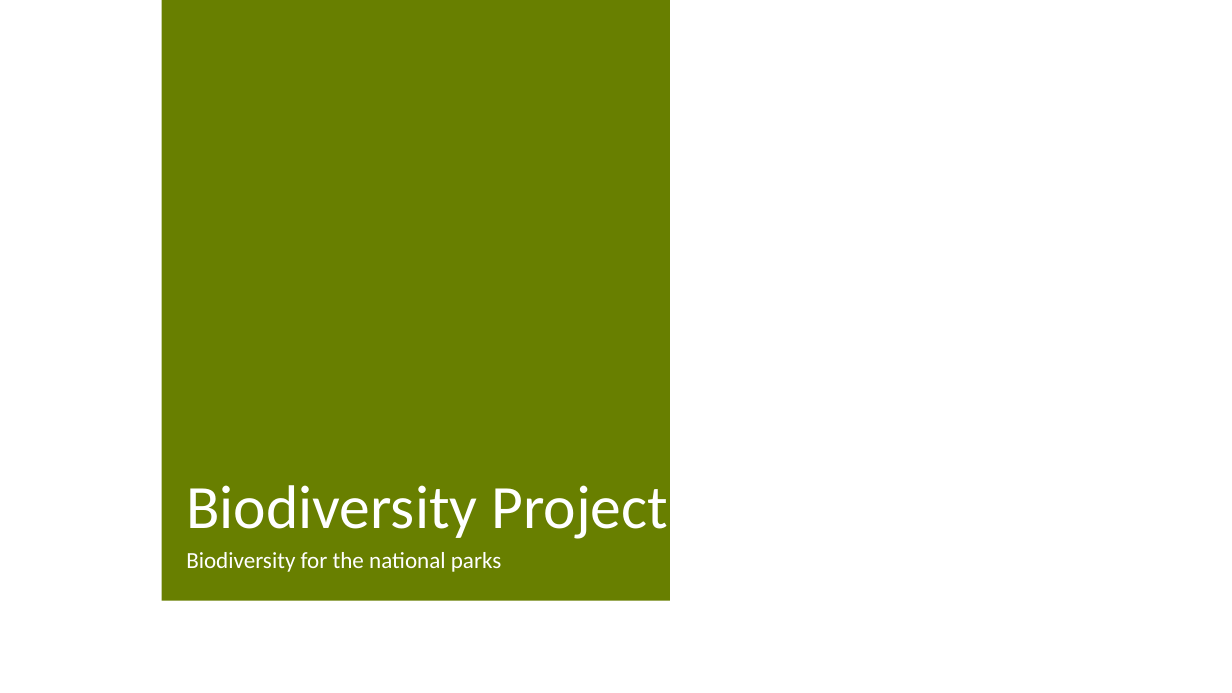
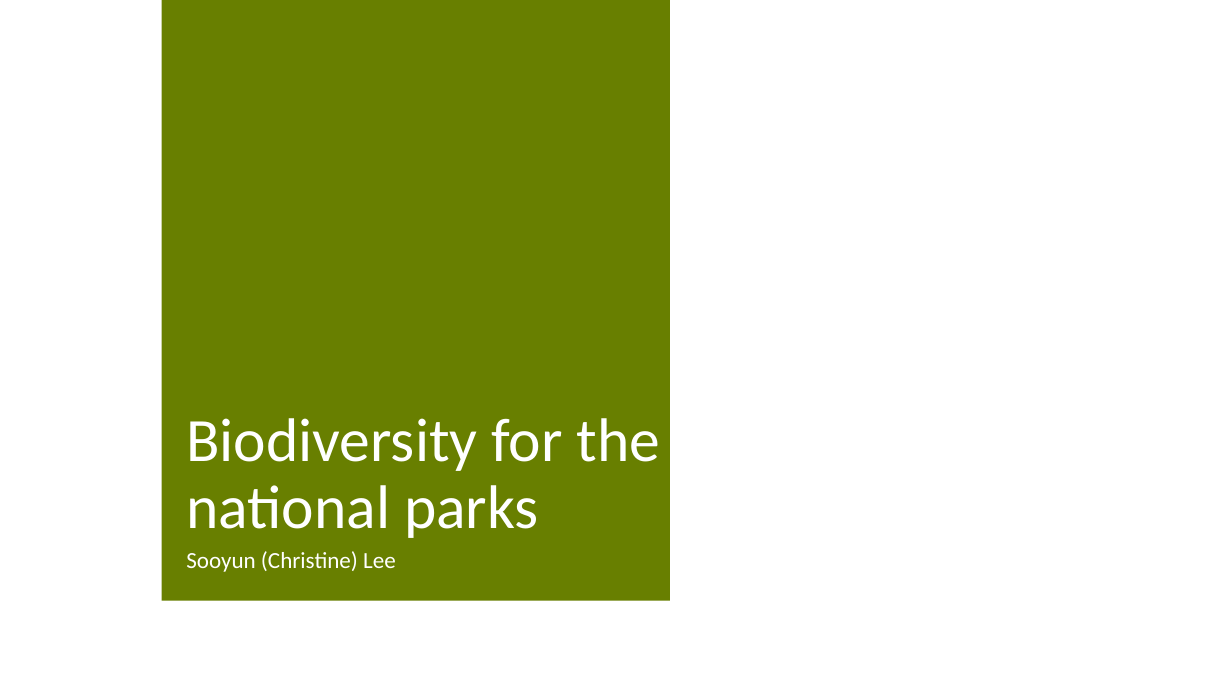
Before and after one commit to iamchristinelee/codeacademy, a slide deck: slide 1 of DataScience/Capstone/biodiversity.pptx. Drawn at 1232x693 pixels with LibreOffice and Linux fonts; fonts in the diff are those of the drawing; background and template pictures are left out. Boxes give left, top, right and bottom in pixels: in the first picture for what was removed or moved away, otherwise in the second. Text is boxed around its words. In the diff, an @@ line names an element or a change of style, - is before the commit and + after.

```diff
--- a/DataScience/Capstone/biodiversity.pptx
+++ b/DataScience/Capstone/biodiversity.pptx
@@ title at (186, 418, 661, 538): text changed @@
-Biodiversity Project
+Biodiversity for the national parks
@@ subtitle at (186, 551, 396, 572): text changed @@
-Biodiversity for the national parks
+Sooyun (Christine) Lee
```
Also in this commit, not shown: 3 other slides changed, 6 slides added, 10 slides removed, 3 other files.
